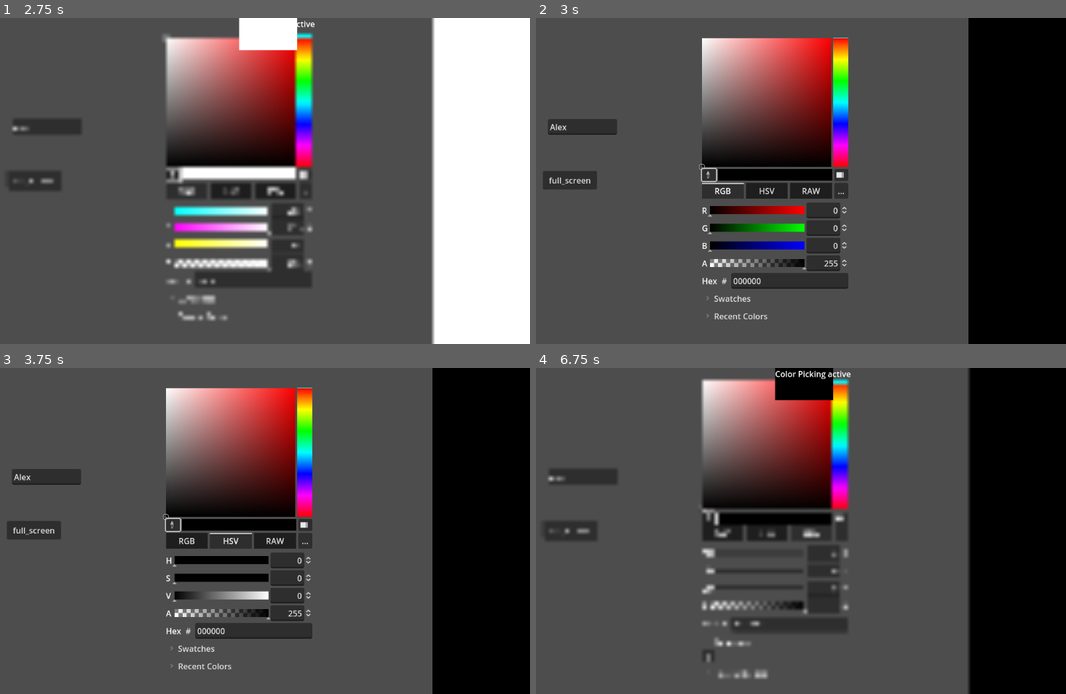
Above: before the commit, frames 1-4 (two rows, left to right).
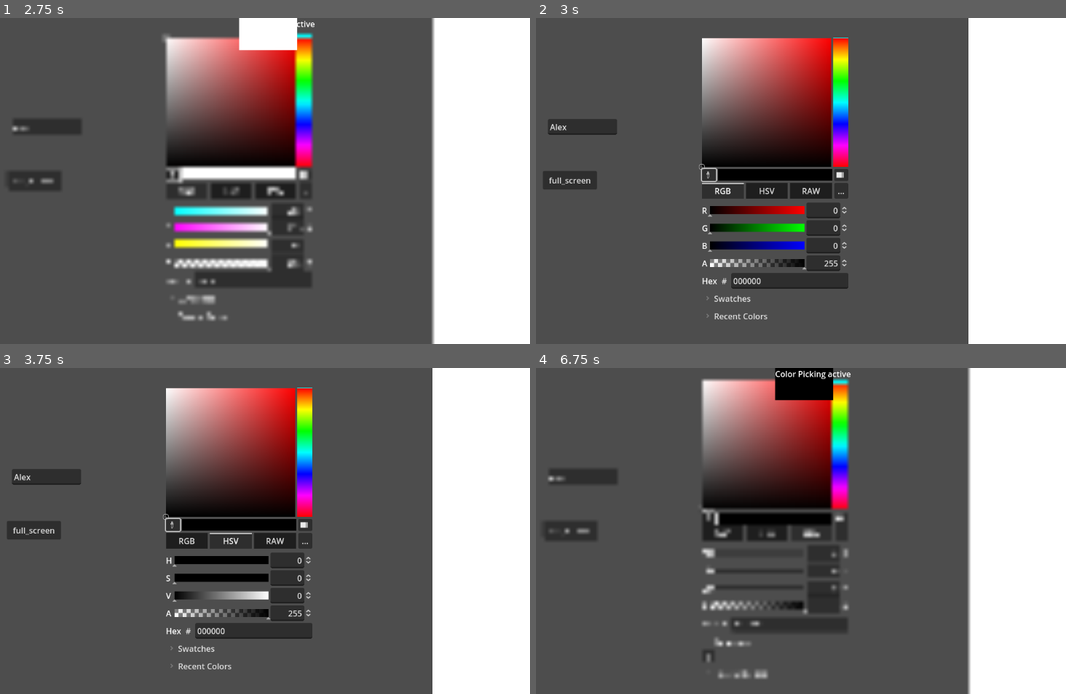
Above: after the commit, the same moments.

Repository: Ruslastor/GodotPI
Game: Godot game, scene res://main.tscn
Same seed, same stepped clock (60 frames per second), same inputs: the game is played once before the commit and once after it.
Inputs (mouse positions are in pixels of both pictures, inside the frame that each line leads up to):
- Up to frame 1 (2.75 s): click (47, 125) at 0.52 s; type "Alex" at 0.6 s; click "full_screen" at 1.25 s; click (174, 174) at 2 s
- Up to frame 2 (3 s): click "RGB" at 2.75 s
- Up to frame 3 (3.75 s): click "HSV" at 3.5 s
- Up to frame 4 (6.75 s): click "RAW" at 4.25 s; click "..." at 5 s; click "Swatches" at 5.75 s; click (710, 517) at 6.5 s

Frame 1 is identical in both runs. In frame 2, 18% of the frame differs, in the area x 81-100%, y 0-100%; in frame 3, 18%; in frame 4, 19%.
Error after the commit: Parse Error: Could not find type "GodotPi" in the current scope. (res://main.gd:3)

Commit message:
Update main.gd

Diff:
--- a/GodotPi/main.gd
+++ b/GodotPi/main.gd
@@ -1,14 +1,19 @@
 extends Control
 
+var led_out : GodotPi.GPIO = GodotPi.GPIO.new(26, GodotPi.GPIO.PinDirection.OUTPUT, GodotPi.GPIO.PinPulling.PULL_DOWN)
+var another_led_out : GodotPi.GPIO = GodotPi.GPIO.new(6, GodotPi.GPIO.PinDirection.OUTPUT, GodotPi.GPIO.PinPulling.PULL_DOWN)
+var button_in : GodotPi.GPIO = GodotPi.GPIO.new(16, GodotPi.GPIO.PinDirection.INPUT, GodotPi.GPIO.PinPulling.PULL_UP)
 
 
-func _on_color_picker_color_changed(color: Color) -> void:
-	$ColorRect.color = color
+func _process(delta: float) -> void:
+	if button_in.digital_read():
+		led_out.digital_write(false)
+	else:
+		led_out.digital_write(true)
 
-var full : bool = false
+
+var another_on : bool = false
+
 func _on_button_pressed() -> void:
-	if full:
-		DisplayServer.window_set_mode(DisplayServer.WINDOW_MODE_WINDOWED)
-	else:
-		DisplayServer.window_set_mode(DisplayServer.WINDOW_MODE_FULLSCREEN)
-	full = !full
+	another_on = !another_on
+	another_led_out.digital_write(another_on)
